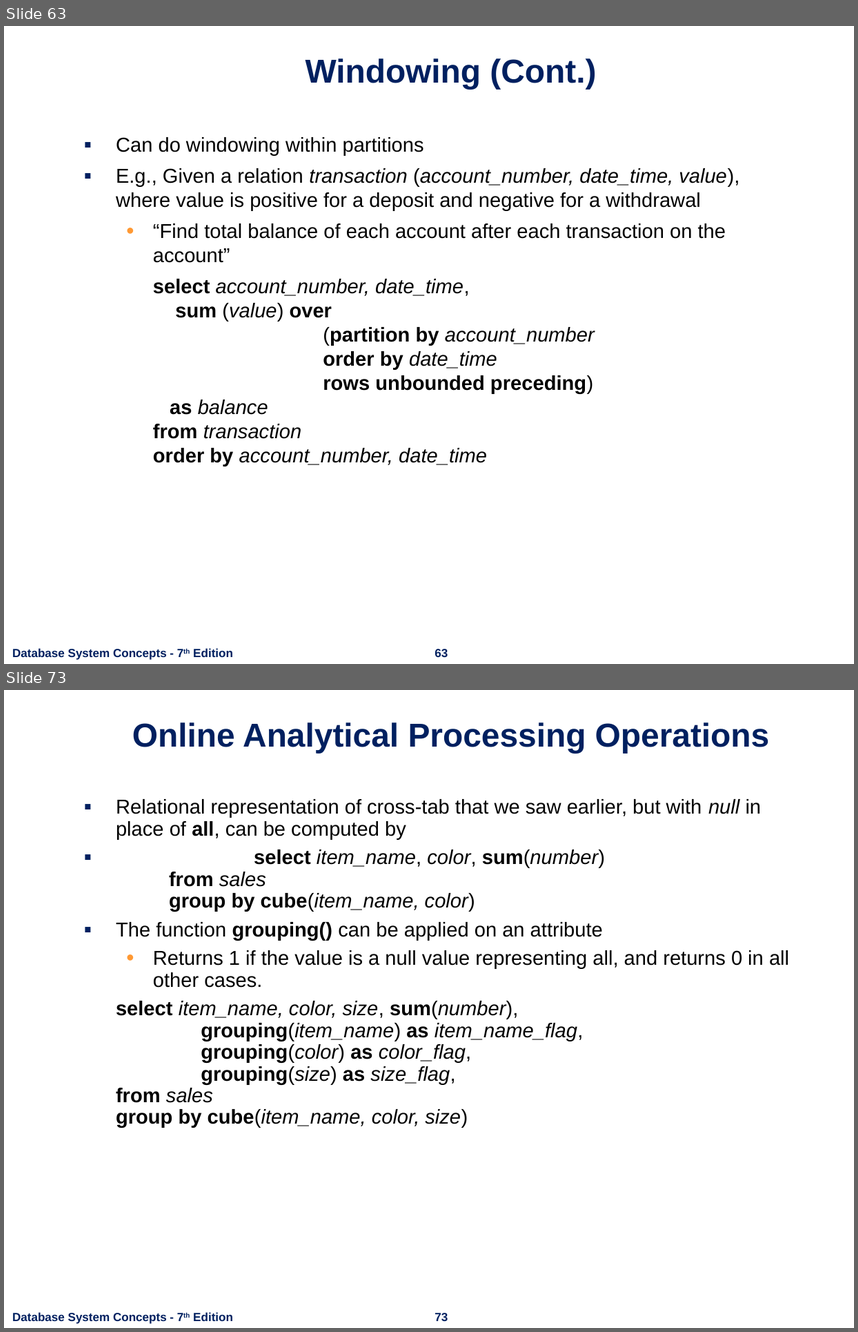
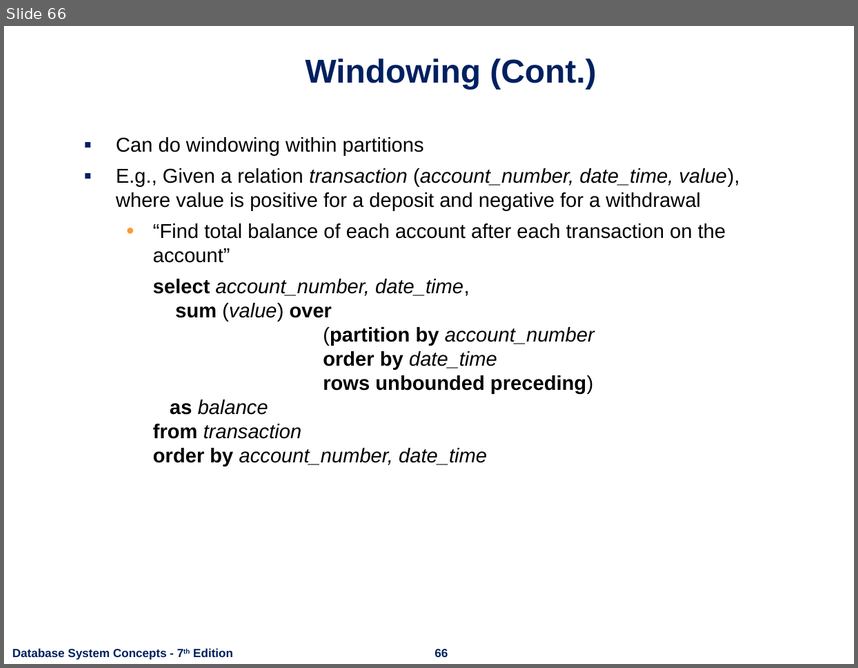
Before and after one commit to nashurgessa/DB-practices, a slide deck: Slides/L18-24 Advanced SQL.pptx. Shown one above the other, each under a label of ours: slides 63 and 73 before the commit, slide 66 after it; the slides between them are not shown. The pictures are 858x1332 and 858x668 pixels, drawn with LibreOffice and Linux fonts; fonts in the diff are those of the drawing; background and template pictures are left out. Boxes give left, top, right and bottom in pixels: in the first picture for what was removed or moved away, otherwise in the second. Text is boxed around its words. In the diff, an @@ line names an element or a change of style, - is before the commit and + after.

```diff
--- a/Slides/L18-24 Advanced SQL.pptx
+++ b/Slides/L18-24 Advanced SQL.pptx
@@ slide 73 removed at <box>4,690,854,1328</box>, background #FFFFFF; not listed: 2 template elements that a slide beside it also shows @@
@@ title removed at <box>132,722,770,753</box> @@
-Online Analytical Processing Operations
@@ text removed at <box>116,799,789,1127</box> @@
-▪ Relational representation of cross-tab that we saw earlier, but with null in place of all, can be computed by
-▪ select item_name, color, sum(number)
-  from sales
-  group by cube(item_name, color)
-▪ The function grouping() can be applied on an attribute
-  • Returns 1 if the value is a null value representing all, and returns 0 in all other cases.
-select item_name, color, size, sum(number),
-grouping(item_name) as item_name_flag,
-grouping(color) as color_flag,
-grouping(size) as size_flag,
-from sales
-group by cube(item_name, color, size)
@@ what was slide 63 is now slide 66 @@
@@ page number at <box>435,648,448,657</box>: text changed @@
-63
+66
```
Also in this commit, not shown: 3 slides changed, 3 slides added, 16 other slides removed, 7 other files.
